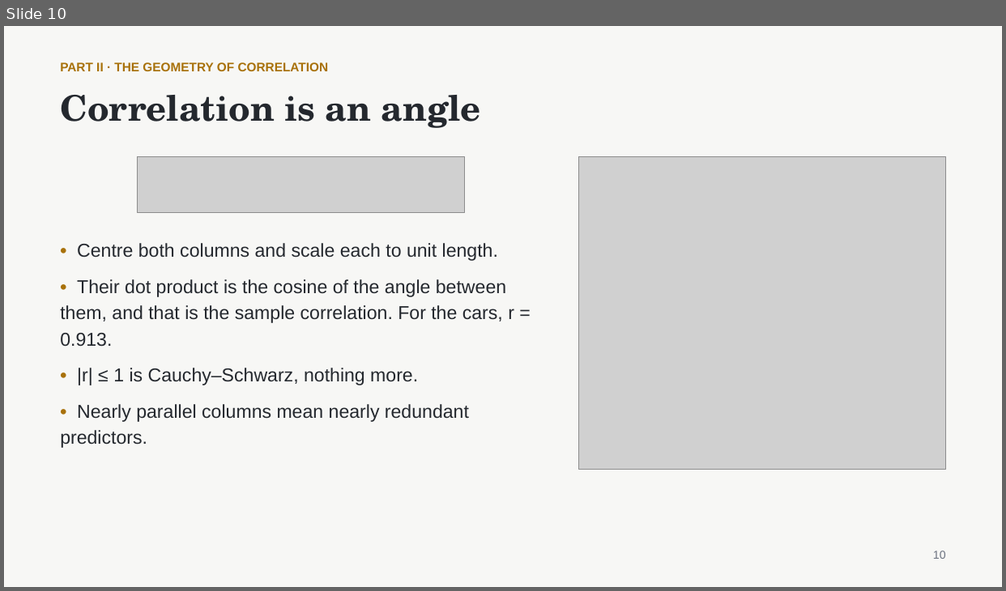
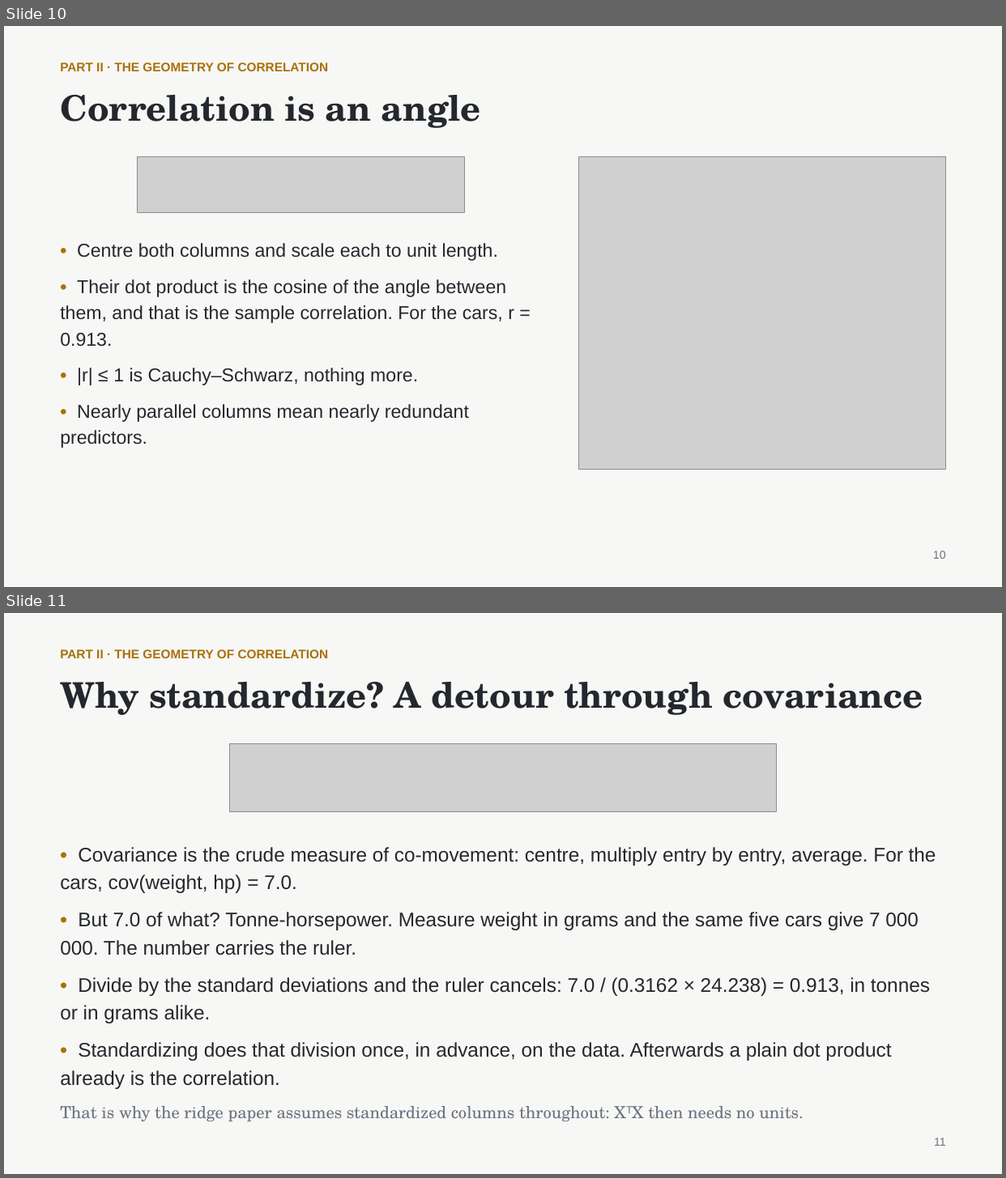
Before and after one commit to nurdauletakhanov/ReadingLab, a slide deck: public/slides/session-0-least-squares-foundations.pptx. Shown one above the other, each under a label of ours: slide 10 before the commit, slides 10 and 11 after it. The pictures are 1006x591 and 1006x1178 pixels, drawn with LibreOffice and Linux fonts; fonts in the diff are those of the drawing; grey boxes stand for pictures. Boxes give left, top, right and bottom in pixels: in the first picture for what was removed or moved away, otherwise in the second. Text is boxed around its words. In the diff, an @@ line names an element or a change of style, - is before the commit and + after.

```diff
--- a/public/slides/session-0-least-squares-foundations.pptx
+++ b/public/slides/session-0-least-squares-foundations.pptx
@@ slide 11 added at [4,613,1002,1174], background #F7F7F5 @@
@@ text added at [60,649,329,658], 12 pt, text #A8710A, bold @@
+PART II · THE GEOMETRY OF CORRELATION
@@ text added at [60,682,923,715], 34 pt, text #24282E, bold @@
+Why standardize? A detour through covariance
@@ picture added at [230,744,776,812] @@
@@ text added at [60,847,936,1089], 19 pt, text #24282E @@
+• Covariance is the crude measure of co-movement: centre, multiply entry by entry, average. For the cars, cov(weight, hp) = 7.0.
+• But 7.0 of what? Tonne-horsepower. Measure weight in grams and the same five cars give 7 000 000. The number carries the ruler.
+• Divide by the standard deviations and the ruler cancels: 7.0 / (0.3162 × 24.238) = 0.913, in tonnes or in grams alike.
+• Standardizing does that division once, in advance, on the data. Afterwards a plain dot product already is the correlation.
@@ text added at [60,1106,803,1122], 16 pt, text #6B7280 @@
+That is why the ridge paper assumes standardized columns throughout: XᵀX then needs no units.
@@ text added at [934,1138,946,1146], 11 pt, text #6B7280 @@
+11
```
Also in this commit, not shown: 12 slides changed, 13 other files.
